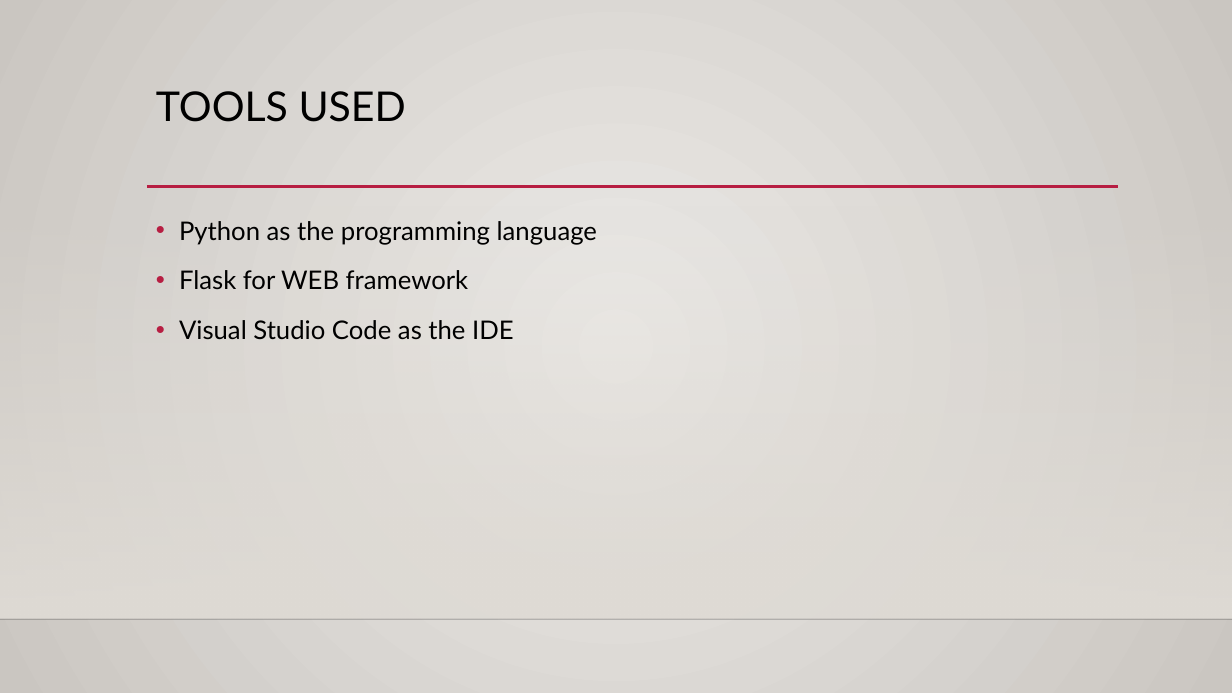
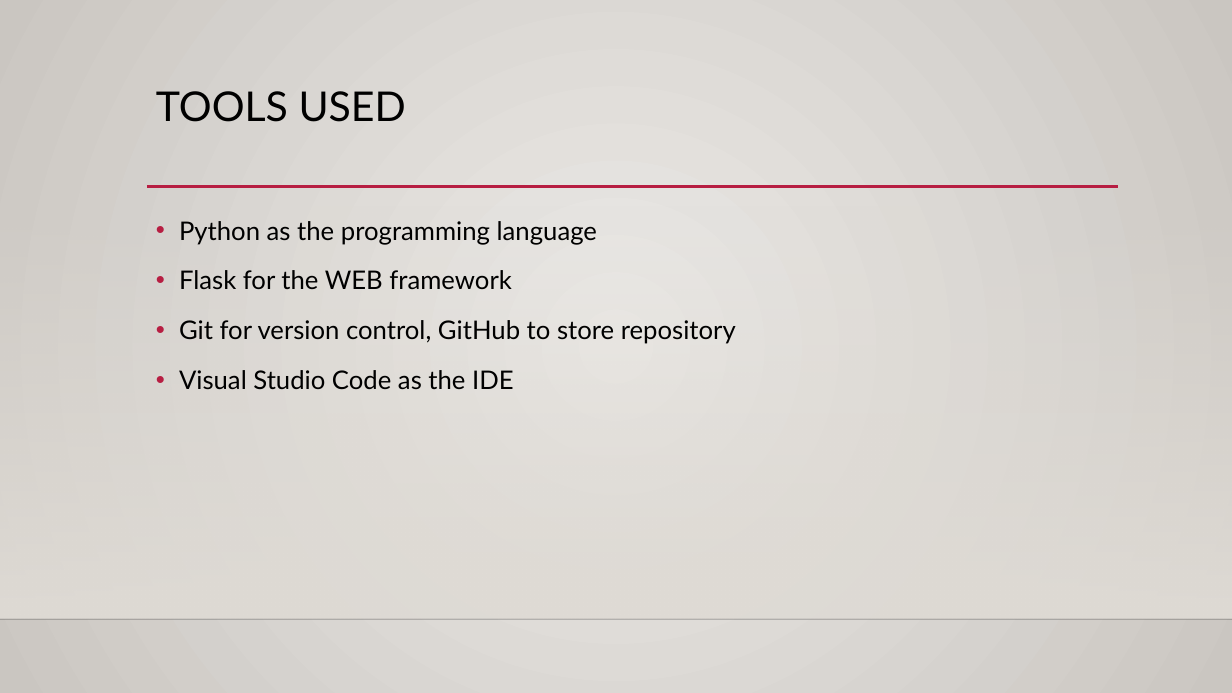
Before and after one commit to AMarinjo/song-suggest, a slide deck: slide 7 of SongSuggest.pptx. Drawn at 1232x693 pixels with LibreOffice and Linux fonts; fonts in the diff are those of the drawing; background and template pictures are left out. Boxes give left, top, right and bottom in pixels: in the first picture for what was removed or moved away, otherwise in the second. Text is boxed around its words. In the diff, an @@ line names an element or a change of style, - is before the commit and + after.

```diff
--- a/SongSuggest.pptx
+++ b/SongSuggest.pptx
@@ text at [179, 270, 736, 344]: text changed @@
-• Flask for WEB framework
+• Flask for the WEB framework
+• Git for version control, GitHub to store repository
```
Also in this commit, not shown: 2 other slides changed, 1 slide added, 1 slide removed, 3 other files.
